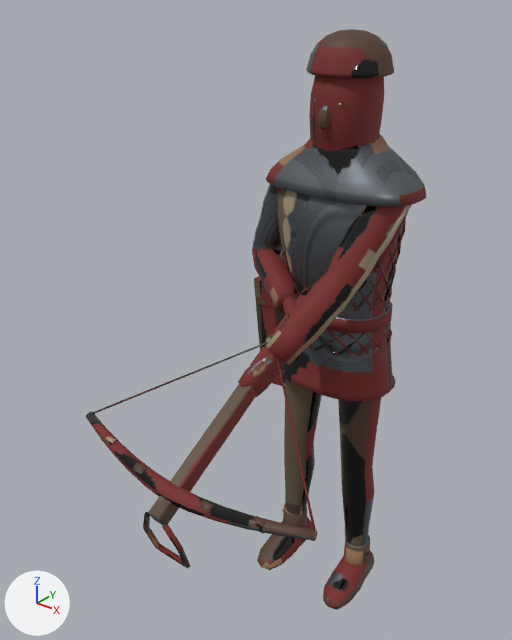
A saved change to the Blender file Assets/Models/ArtBible/Enemies/High/CastleCrossbowman/CastleCrossbowman.blend.
Before and after are seen from a 50 mm lens placed at (1.022, -1.665, 1.902), pointed at (-0.081, -0.286, 1.047). Arrows for +X, +Y and +Z are at lower left; the lights stay in place. The first picture is the older version.

Names of what the first picture shows: 'CastleCrossbowman'.
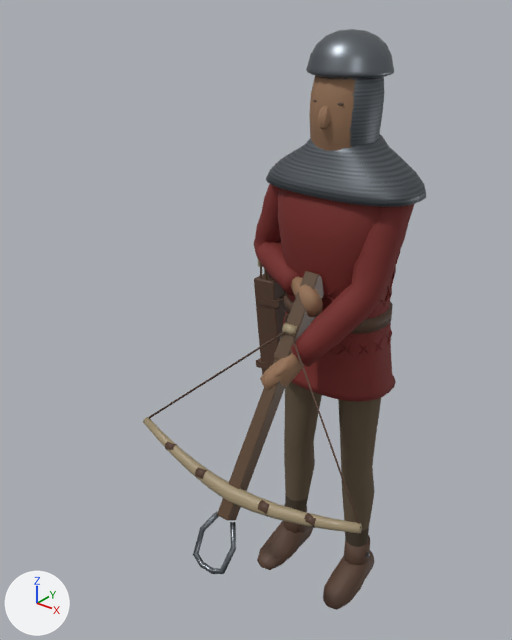
Where the change shows, as pixel boxes [x1, y1, x2, y2] in the pictures (512 x 640 px; the box of a moved part takes in the faces that stretch with it):
'CastleCrossbowman', reshaped (17% narrower): before [86, 29, 426, 610]; after [143, 29, 426, 610]
part 1 of me_castlecrossbowman, moved or reshaped: before [238, 350, 284, 397]; after [260, 352, 304, 390]
part 2 of me_castlecrossbowman, moved or reshaped: before [253, 355, 270, 377]; after [274, 357, 292, 377]
part 3 of me_castlecrossbowman, moved or reshaped: before [265, 335, 274, 343]; after [282, 323, 297, 336]
part 4 of me_castlecrossbowman, moved or reshaped: before [86, 411, 317, 541]; after [143, 417, 362, 533]
part 5 of me_castlecrossbowman, moved or reshaped: before [93, 342, 317, 536]; after [148, 332, 361, 528]
part 6 of me_castlecrossbowman, moved or reshaped: before [105, 436, 118, 445]; after [165, 442, 177, 451]
part 7 of me_castlecrossbowman, moved or reshaped: before [132, 463, 147, 474]; after [195, 467, 207, 479]
part 8 of me_castlecrossbowman, moved or reshaped: before [199, 500, 214, 516]; after [258, 500, 270, 517]
part 9 of me_castlecrossbowman, moved or reshaped: before [252, 516, 266, 534]; after [304, 513, 316, 528]
part 10 of me_castlecrossbowman, moved or reshaped: before [148, 384, 258, 525]; after [217, 359, 286, 521]
part 11 of me_castlecrossbowman, moved or reshaped: before [250, 294, 305, 365]; after [274, 271, 324, 360]
part 12 of me_castlecrossbowman, added: after [193, 511, 236, 574]
part 13 of me_castlecrossbowman, deleted: before [143, 512, 190, 568]
part 14 of me_castlecrossbowman, moved or reshaped: before [252, 184, 412, 365]; after [253, 184, 414, 367]
part 15 of me_castlecrossbowman, surface changed: [254, 29, 426, 610] in both

Patch to the scene script:
```diff
--- a/Assets/Models/ArtBible/Enemies/High/CastleCrossbowman/CastleCrossbowman.blend.py
+++ b/Assets/Models/ArtBible/Enemies/High/CastleCrossbowman/CastleCrossbowman.blend.py
@@ me_castlecrossbowman @@
-me_castlecrossbowman.from_pydata(...)  # 3326 vertices, 3091 faces; spans x -0.38..0.38, y -0.78..0.14, z 0.0..1.78
+me_castlecrossbowman.from_pydata(...)  # 3336 vertices, 3101 faces; spans x -0.38..0.38, y -0.61..0.14, z 0.0..1.78
+# me_castlecrossbowman part 1: the loose piece of 33 vertices spanning x -0.03..0.05, y -0.44..-0.31, z 0.89..1.02 is multiplied about its middle by the matrix ((0.988, 0.104, 0.111), (-0.094, 0.992, -0.089), (-0.119, 0.078, 0.99)), then moved by (0.0, 0.1, -0.04)
+# me_castlecrossbowman part 2: the loose piece of 13 vertices spanning x 0.01..0.04, y -0.43..-0.36, z 0.95..1.01 is moved by (0.0, 0.1, -0.05)
+# me_castlecrossbowman part 3: the loose piece of 16 vertices spanning x -0.02..0.02, y -0.32..-0.29, z 1.0..1.03 is moved by (0.0, 0.07, 0.01)
+# me_castlecrossbowman part 4: the loose piece of 88 vertices spanning x -0.38..0.38, y -0.74..-0.64, z 0.75..0.81 is turned 26 degrees about the x axis through its middle, then moved by (0.0, 0.22, -0.14)
+# me_castlecrossbowman part 5: the loose piece of 12 vertices spanning x -0.38..0.38, y -0.66..-0.31, z 0.8..1.02 is scaled about its middle by (1, 0.619, 1.58), then moved by (0.0, 0.14, -0.06)
+# me_castlecrossbowman part 6: the loose piece of 16 vertices spanning x -0.27..-0.24, y -0.7..-0.67, z 0.77..0.8 is moved by (0.0, 0.21, -0.14)
+# me_castlecrossbowman part 7: the loose piece of 16 vertices spanning x -0.13..-0.1, y -0.73..-0.69, z 0.75..0.79 is moved by (0.0, 0.22, -0.14)
+# me_castlecrossbowman part 8: the loose piece of 16 vertices spanning x 0.1..0.13, y -0.73..-0.69, z 0.75..0.79 is moved by (0.0, 0.22, -0.14)
+# me_castlecrossbowman part 9: the loose piece of 16 vertices spanning x 0.24..0.27, y -0.7..-0.67, z 0.77..0.8 is moved by (0.0, 0.21, -0.14)
+# me_castlecrossbowman part 10: the loose piece of 24 vertices spanning x -0.02..0.02, y -0.78..-0.29, z 0.7..1.01 is turned 26 degrees about the x axis through its middle, then moved by (0.0, 0.17, -0.08)
+# me_castlecrossbowman part 11: the loose piece of 24 vertices spanning x -0.02..0.02, y -0.39..-0.13, z 0.91..1.1 is turned 26 degrees about the x axis through its middle, then moved by (0.0, 0.07, 0.03)
+# me_castlecrossbowman part 12: a new loose piece of 40 vertices spanning x -0.07..0.07, y -0.61..-0.52, z 0.43..0.56, in mat_castlecrossbowman
+# me_castlecrossbowman part 13: the loose piece of 30 vertices spanning x -0.07..0.07, y -0.78..-0.72, z 0.57..0.72 is deleted
+# me_castlecrossbowman part 14: 229 vertices moved from x -0.3..0.22, y -0.37..0.05, z 0.98..1.44 to x -0.32..0.22, y -0.27..0.07, z 0.92..1.44; 73 vertices removed from x -0.28..0.13, y -0.32..-0.01, z 0.95..1.3; 73 vertices added at x -0.3..0.15, y -0.21..0.01, z 0.92..1.3
+# me_castlecrossbowman part 15: 2689 kept faces spanning x -0.32..0.24, y -0.27..0.14, z 0.0..1.78 get new texture (UV) coordinates
+# other edits to the shape of me_castlecrossbowman do not show in these pictures
 me_castlecrossbowman.materials.append(mat_castlecrossbowman)
```
